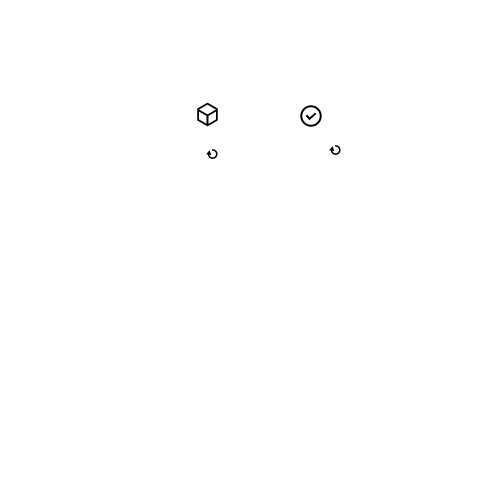
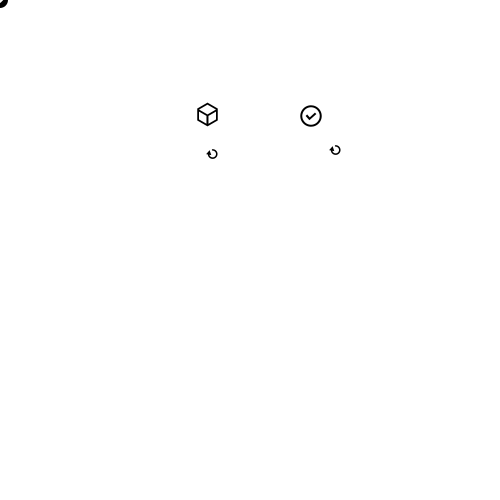
Before/after of a 500x500 layered artwork. What changed in the layer stack:
added layer "direction-icon.svg" above "Ellipse 1" over <box>0,0,8,8</box>
